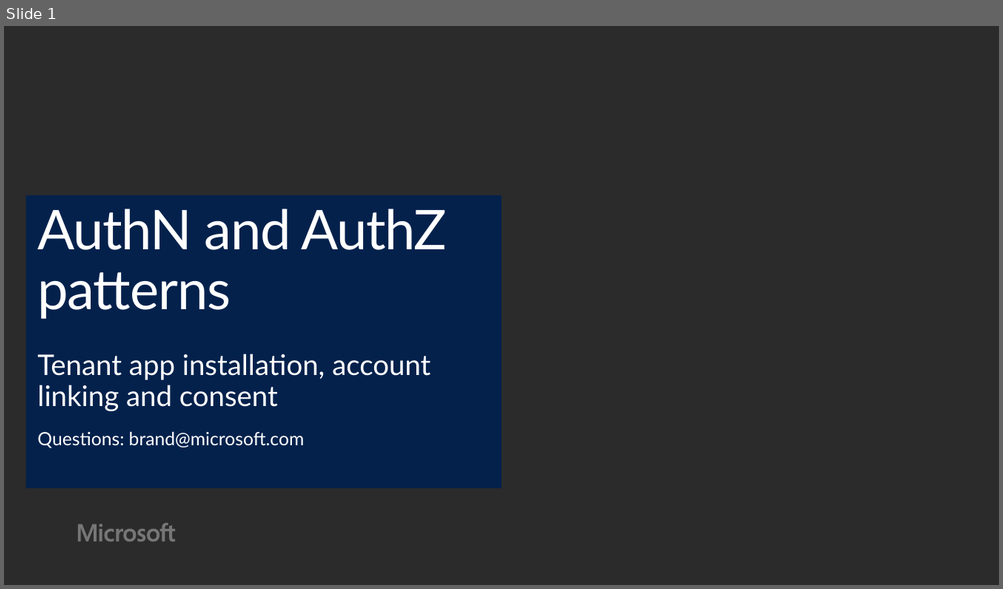
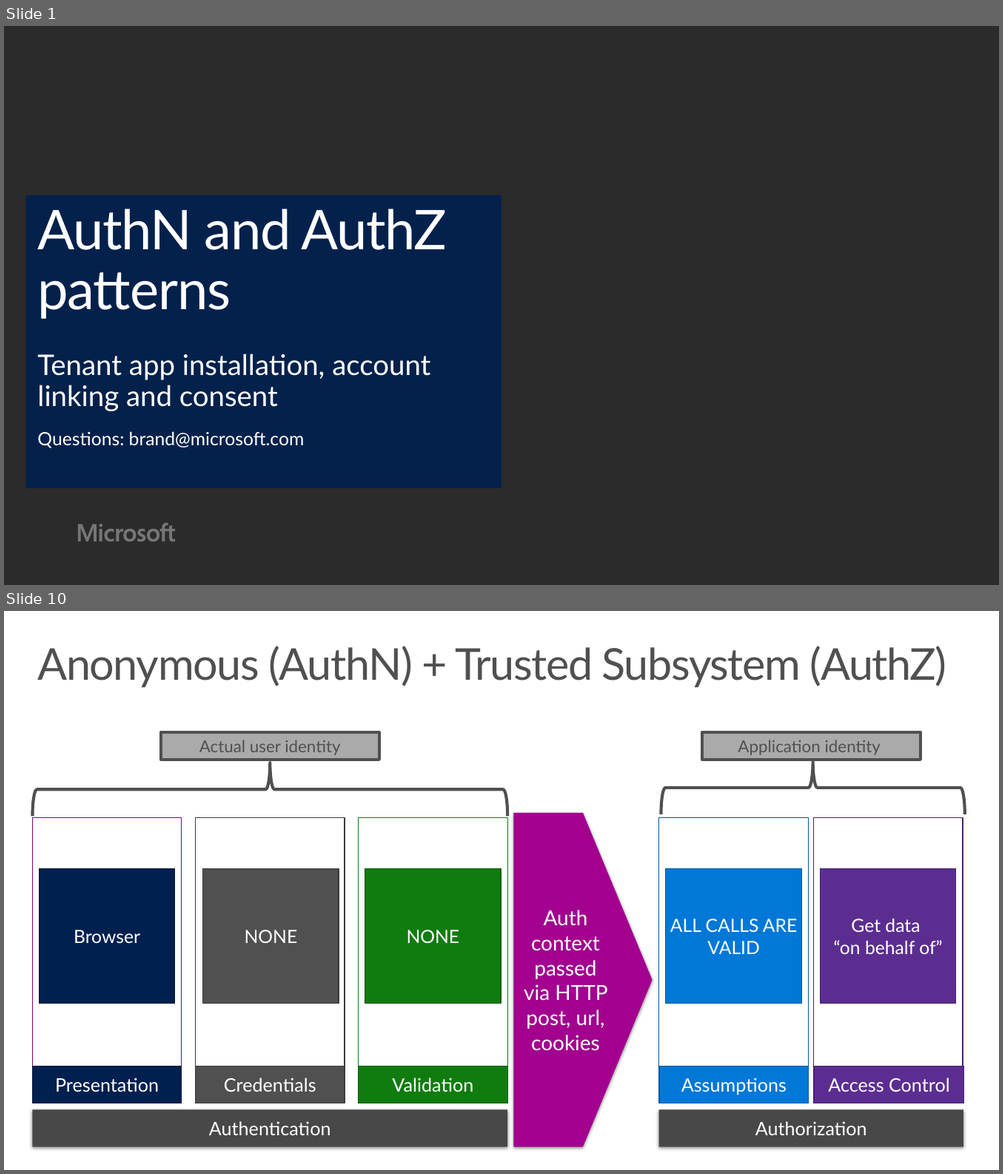
Before and after one commit to hamiltop/EDU-Dev-Bootcamp, a slide deck: Presentation/06-AuthN and AuthZ patterns.pptx. Shown one above the other, each under a label of ours: slide 1 before the commit, slides 1 and 10 after it; the slides between them are not shown. The pictures are 1003x589 and 1003x1174 pixels, drawn with LibreOffice and Linux fonts; fonts in the diff are those of the drawing; background and template pictures are left out; a plain dark background stands for a picture behind light text. Boxes give left, top, right and bottom in pixels: in the first picture for what was removed or moved away, otherwise in the second. Text is boxed around its words. In the diff, an @@ line names an element or a change of style, - is before the commit and + after.

```diff
--- a/Presentation/06-AuthN and AuthZ patterns.pptx
+++ b/Presentation/06-AuthN and AuthZ patterns.pptx
@@ slide 10 added at (4,611,999,1170), background #FFFFFF @@
@@ title added at (37,646,947,687), 43.2 pt, text #505050 @@
+Anonymous (AuthN) + Trusted Subsystem (AuthZ)
@@ rectangle added at (160,732,379,760), fill #AAAAAA, outline #505050 3 pt, 16.3 pt, text #505050 @@
+Actual user identity
@@ rectangle added at (702,732,920,760), fill #AAAAAA, outline #505050 3 pt, 16.3 pt, text #505050 @@
+Application identity
@@ right brace added at (33,763,507,816), outline #505050 3 pt @@
@@ right brace added at (660,761,965,815), outline #505050 3 pt @@
@@ rectangle added at (33,817,182,1103), outline #850075 0.85 pt, 18 pt, text #002050 @@
+Presentation
@@ rectangle added at (196,817,345,1103), outline #3B3B3B 0.85 pt, 18 pt, text #002050 @@
+Credentials
@@ rectangle added at (358,817,507,1103), outline #107C10 0.75 pt, 18.4 pt, text #002050 @@
+Validation
@@ pentagon arrow added at (514,813,652,1147), fill #A3008F, 20.4 pt, text #FFFFFF @@
+Auth context passed via HTTP post, url, cookies
@@ rectangle added at (658,817,808,1103), outline #00599F 0.85 pt, 18 pt, text #002050 @@
+Assumptions
@@ rectangle added at (814,817,963,1103), outline #44216B 0.85 pt, 18 pt, text #002050 @@
+Access control
@@ rectangle added at (39,869,174,1004), fill #002050, outline #00183B 0.85 pt, 18 pt, text #FFFFFF @@
+Browser
@@ rectangle added at (203,869,338,1004), fill #505050, outline #3B3B3B 0.85 pt, 18 pt, text #FFFFFF @@
+NONE
@@ rectangle added at (365,869,501,1004), fill #107C10, outline #0C5C0C 0.85 pt, 18 pt, text #FFFFFF @@
+NONE
@@ rectangle added at (666,869,802,1004), fill #0078D7, outline #00599F 0.85 pt, 18 pt, text #FFFFFF @@
+ALL CALLS ARE VALID
@@ rectangle added at (820,869,956,1004), fill #5C2D91, outline #44216B 0.85 pt, 18 pt, text #FFFFFF @@
+Get data
+“on behalf of”
@@ rectangle added at (33,1067,182,1104), fill #002050, outline #00183B 0.85 pt, 18.4 pt, text #FFFFFF @@
+Presentation
@@ rectangle added at (196,1067,345,1104), fill #505050, outline #3B3B3B 0.85 pt, 18.4 pt, text #FFFFFF @@
+Credentials
@@ rectangle added at (358,1067,507,1104), fill #107C10, outline #0C5C0C 0.85 pt, 18.4 pt, text #FFFFFF @@
+Validation
@@ rectangle added at (659,1067,808,1104), fill #0078D7, outline #00599F 0.85 pt, 18.4 pt, text #FFFFFF @@
+Assumptions
@@ rectangle added at (814,1067,964,1104), fill #5C2D91, outline #44216B 0.85 pt, 18.4 pt, text #FFFFFF @@
+Access Control
@@ rectangle added at (33,1110,508,1147), fill #494949, 18.4 pt, text #FFFFFF @@
+Authentication
@@ rectangle added at (658,1110,963,1147), fill #494949, 18.4 pt, text #FFFFFF @@
+Authorization
```
Also in this commit, not shown: 20 other slides added, 8 other files.
